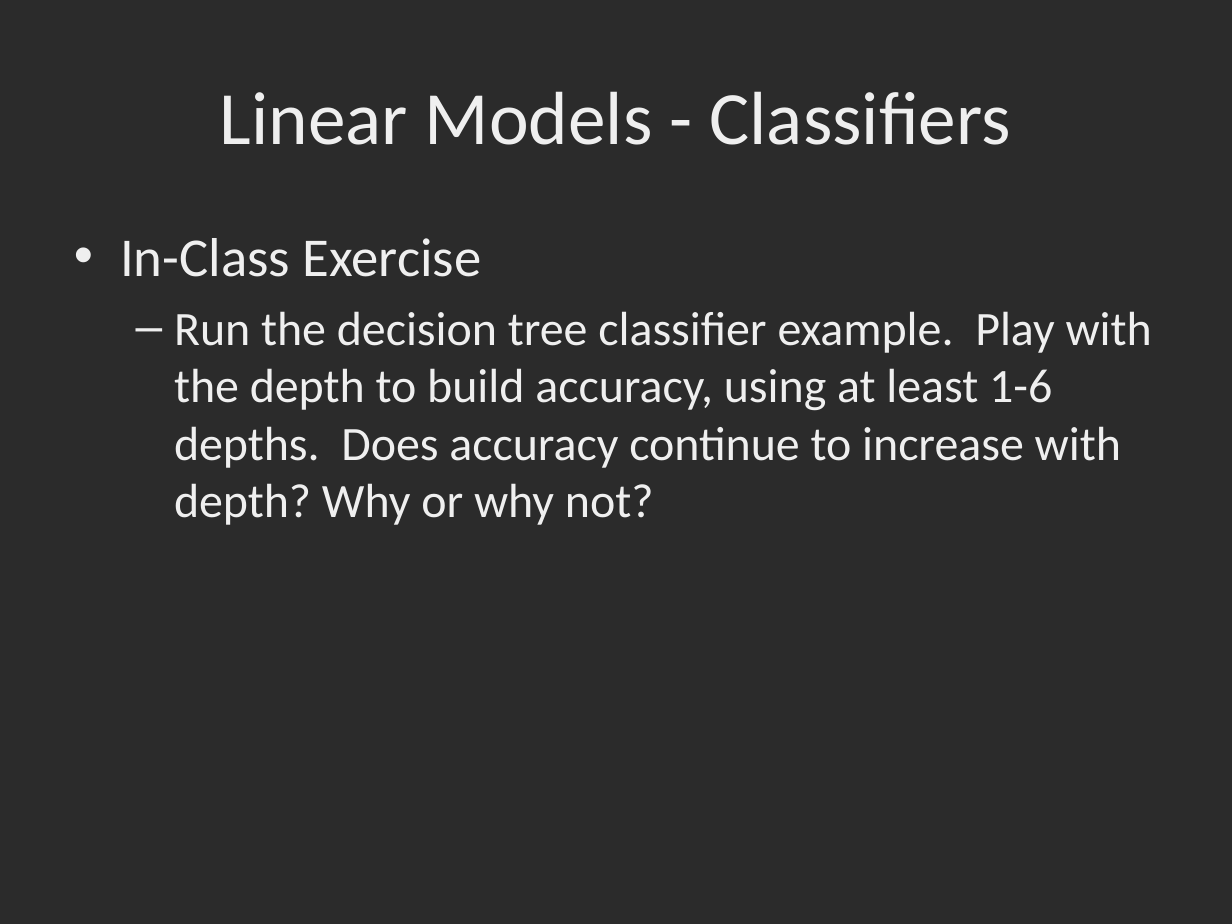
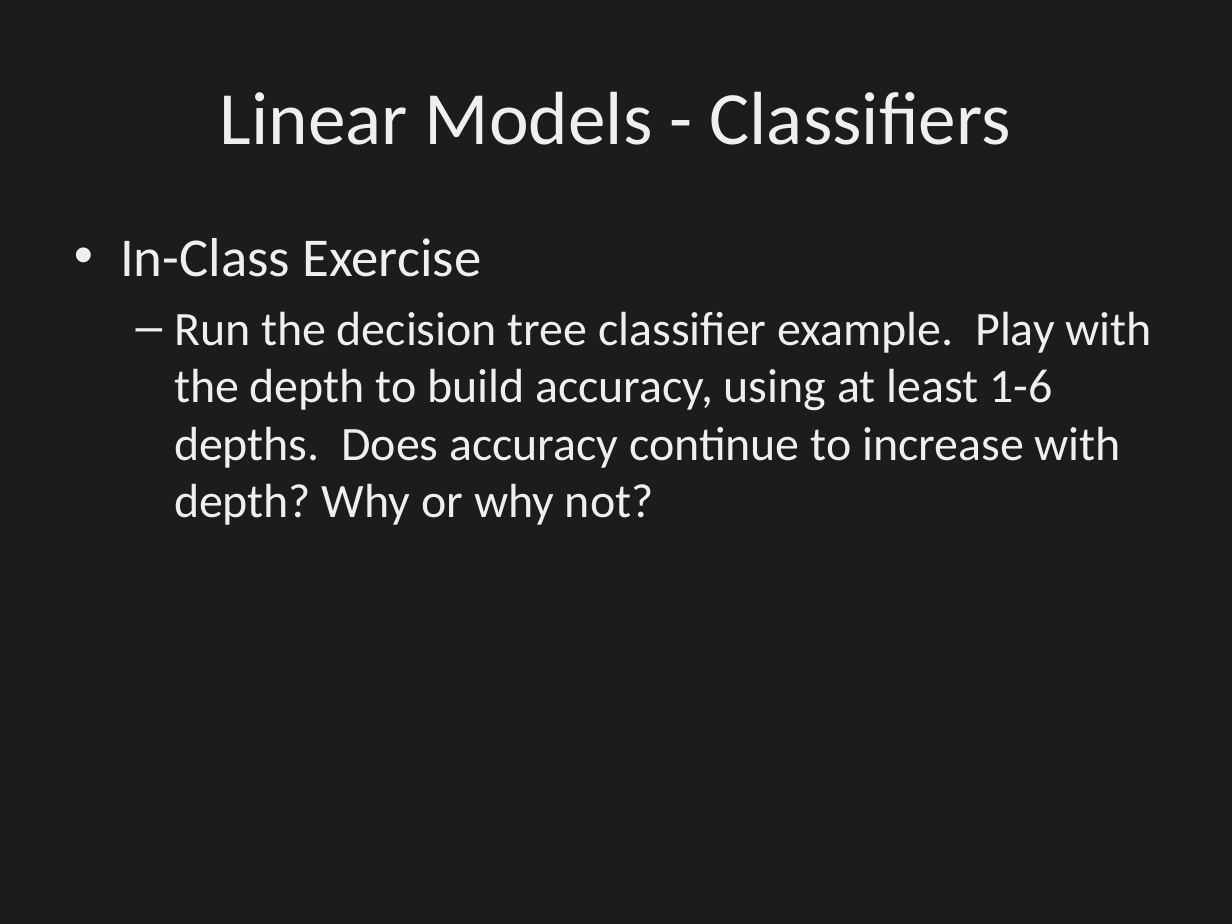
Before and after one commit to dbowmans46/PracticalProgramming, a slide deck: slide 45 of Session 7 - Python/Instructional Material/Session 7 - Python Brief Intro to Machine Learning with Scikit Learn.pptx (slide 43 before the commit). Drawn at 1232x924 pixels with LibreOffice and Linux fonts; fonts in the diff are those of the drawing; background and template pictures are left out; a plain dark background stands for a picture behind light text. Boxes give left, top, right and bottom in pixels: in the first picture for what was removed or moved away, otherwise in the second. Text is boxed around its words. In the diff, an @@ line names an element or a change of style, - is before the commit and + after.

Commit message:
Additional slides on regressors and regularization, added helper class for model accuracy output, implemented helper class.

```diff
--- a/Session 7 - Python/Instructional Material/Session 7 - Python Brief Intro to Machine Learning with Scikit Learn.pptx
+++ b/Session 7 - Python/Instructional Material/Session 7 - Python Brief Intro to Machine Learning with Scikit Learn.pptx
@@ rectangle added at (x1=0, y1=0, x2=1232, y2=924), fill #181818 at 79% opacity, outline #B1B1B1 2 pt @@
```
Also in this commit, not shown: 6 other slides changed, 10 slides added, 2 other files.
